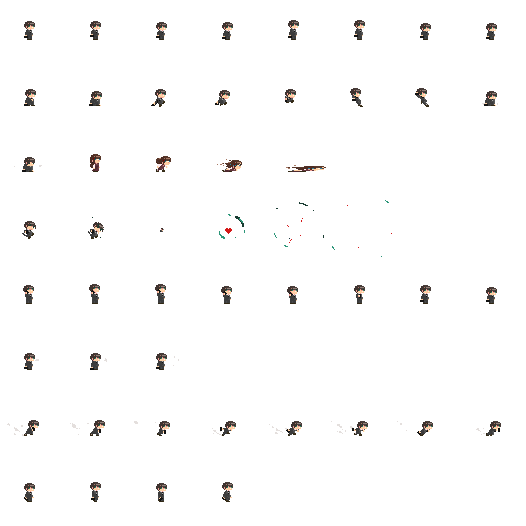
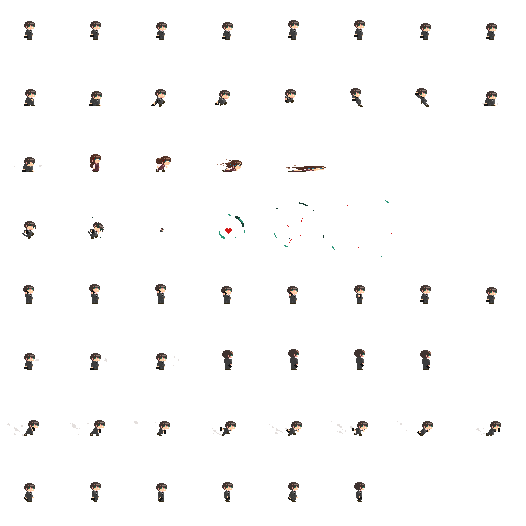
Layered file, before and after one edit (526x526). Changes by layer:
added layer "레이어 5 복사 62" above "레이어 13 복사 4" over <box>288,482,299,502</box>
added layer "레이어 13 복사 4" above "레이어 13 복사 6" over <box>354,349,365,370</box>
added layer "레이어 13 복사 6" above "레이어 13 복사 3" over <box>420,350,431,370</box>
added layer "레이어 13 복사 3" above "레이어 13 복사 2" over <box>288,349,299,370</box>
added layer "레이어 13 복사 2" above "레이어 13" over <box>222,350,233,370</box>
added layer "레이어 13" above "레이어 5 복사 49" over <box>354,482,365,502</box>
painted on "레이어 5 복사 49" (1st of 2) over <box>222,494,232,500</box>
painted on "레이어 1 복사 14" over <box>222,354,431,502</box>
